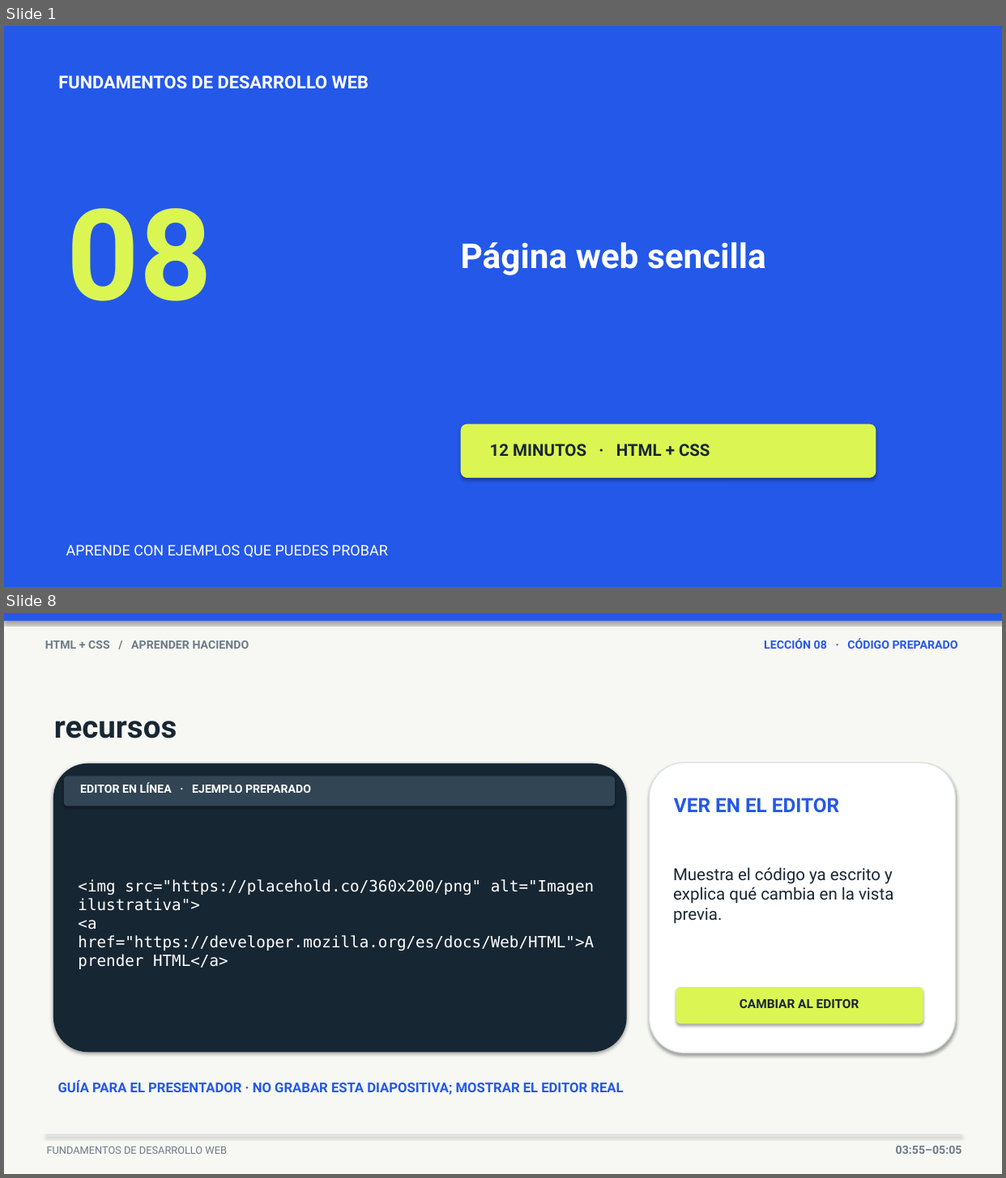
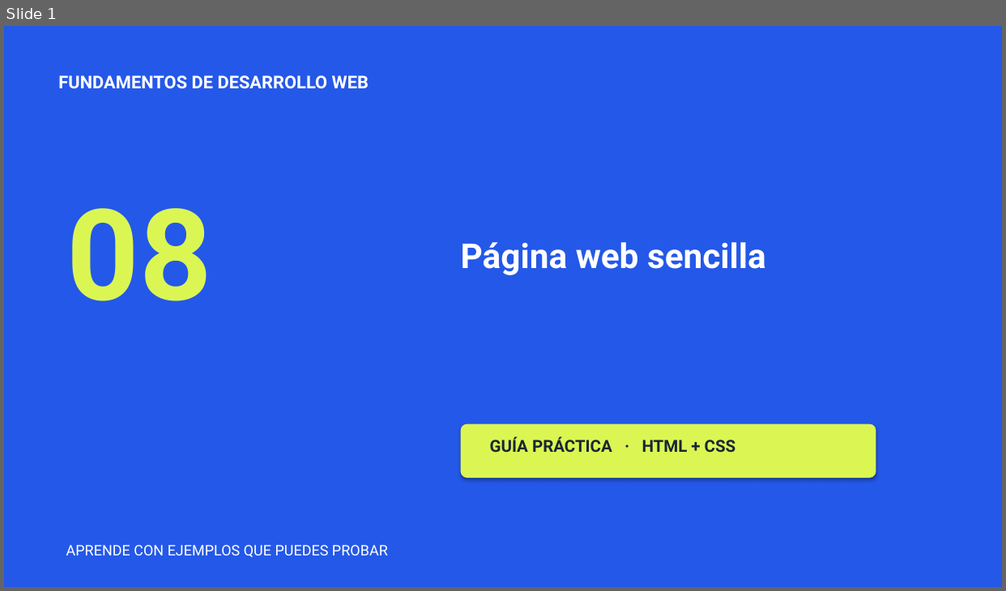
Before and after one commit to upc-pre-202620-1asi0730-8093-greentech/webdev-course-greentech, a slide deck: scripts/lesson-8-simple-web-page/lesson-8-simple-web-page-presentation.pptx. Shown one above the other, each under a label of ours: slides 1 and 8 before the commit, slide 1 after it; the slides between them are not shown. The pictures are 1006x1178 and 1006x591 pixels, drawn with LibreOffice and Linux fonts; fonts in the diff are those of the drawing. Boxes give left, top, right and bottom in pixels: in the first picture for what was removed or moved away, otherwise in the second. Text is boxed around its words. In the diff, an @@ line names an element or a change of style, - is before the commit and + after.

Commit message:
docs: adapt lesson 8 slides for students preserving design

```diff
--- a/scripts/lesson-8-simple-web-page/lesson-8-simple-web-page-presentation.pptx
+++ b/scripts/lesson-8-simple-web-page/lesson-8-simple-web-page-presentation.pptx
@@ slide 8 removed at (4,613,1002,1174), background #F7F8F4 @@
@@ rectangle removed at (4,613,1002,620) @@
@@ text removed at (45,641,249,649) @@
-HTML + CSS / APRENDER HACIENDO
@@ text removed at (764,638,958,649) @@
-LECCIÓN 08 · CÓDIGO PREPARADO
@@ text removed at (54,721,177,739) @@
-recursos
@@ rounded rectangle removed at (53,764,627,1053) @@
@@ rounded rectangle removed at (64,776,615,806) @@
@@ text removed at (80,782,311,793) @@
-EDITOR EN LÍNEA · EJEMPLO PREPARADO
@@ rounded rectangle removed at (650,763,956,1053) @@
@@ text removed at (674,798,839,813) @@
-VER EN EL EDITOR
@@ text removed at (78,879,594,968) @@
-<img src="https://placehold.co/360x200/png" alt="Imagen ilustrativa">
-<a href="https://developer.mozilla.org/es/docs/Web/HTML">Aprender HTML</a>
@@ text removed at (673,867,893,923) @@
-Muestra el código ya escrito y explica qué cambia en la vista previa.
@@ rounded rectangle removed at (676,987,923,1024) @@
@@ text removed at (739,999,859,1008) @@
-CAMBIAR AL EDITOR
@@ text removed at (58,1080,623,1095) @@
-GUÍA PARA EL PRESENTADOR · NO GRABAR ESTA DIAPOSITIVA; MOSTRAR EL EDITOR REAL
@@ rectangle removed at (45,1135,962,1135) @@
@@ text removed at (47,1147,227,1154) @@
-FUNDAMENTOS DE DESARROLLO WEB
@@ text removed at (896,1146,962,1154) @@
-03:55–05:05
@@ slide 1 changed as well @@
@@ text at (490,437,736,452): text changed @@
-12 MINUTOS · HTML + CSS
+GUÍA PRÁCTICA · HTML + CSS
```
Also in this commit, not shown: 8 other slides changed, 8 slides added, 7 other slides removed.
